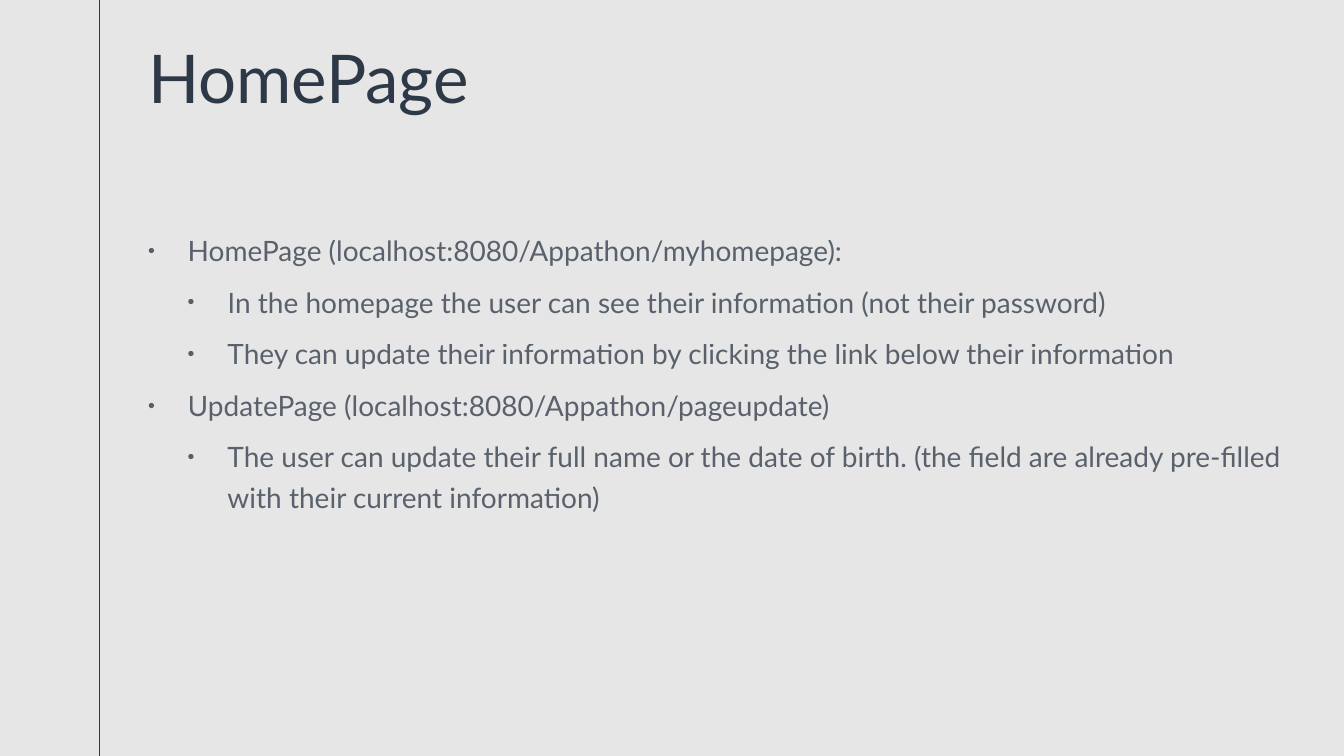
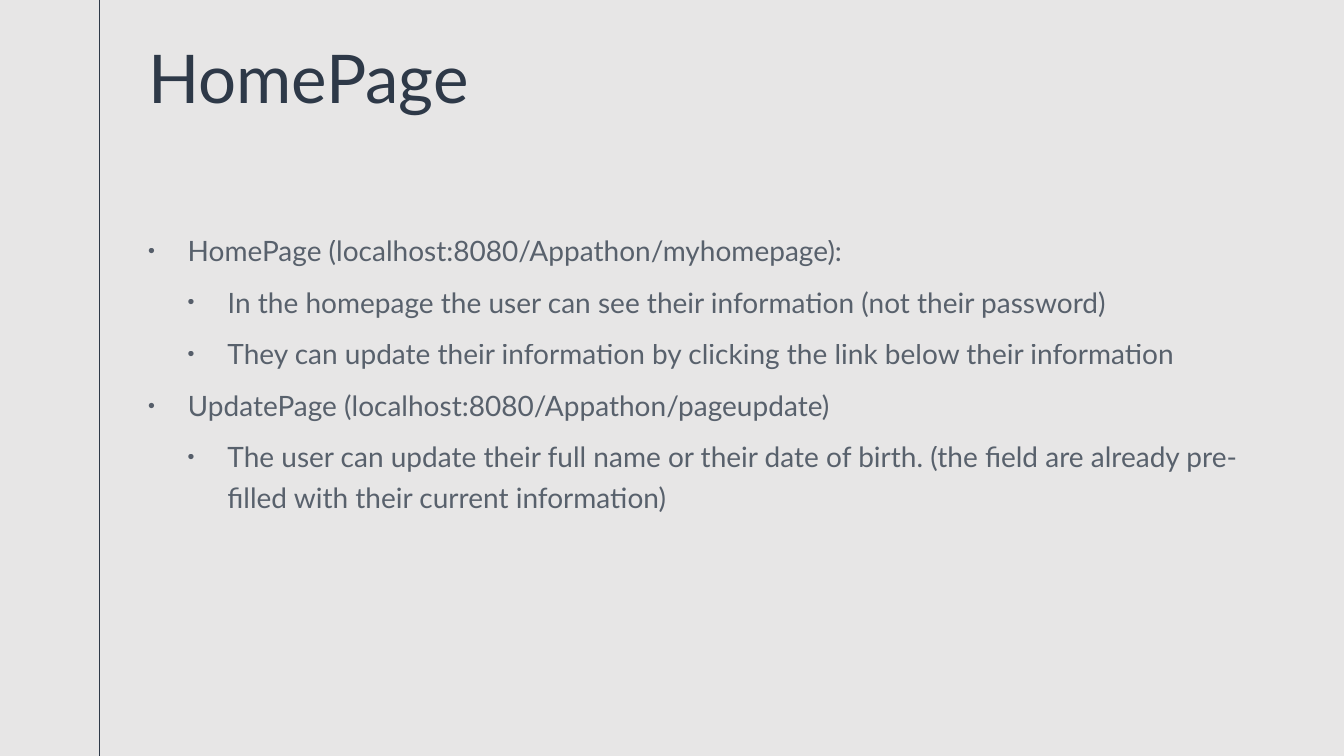
Before and after one commit to antoniosValmas/appathon, a slide deck: slide 8 of Appathon/092020 Appathon.pptx. Drawn at 1344x756 pixels with LibreOffice and Linux fonts; fonts in the diff are those of the drawing. Boxes give left, top, right and bottom in pixels: in the first picture for what was removed or moved away, otherwise in the second. Text is boxed around its words. In the diff, an @@ line names an element or a change of style, - is before the commit and + after.

Commit message:
Fix typos in presentation

```diff
--- a/Appathon/092020 Appathon.pptx
+++ b/Appathon/092020 Appathon.pptx
@@ text at [227,446,1237,512]: text changed @@
-  • The user can update their full name or the date of birth. (the field are already pre-filled with their current information)
+  • The user can update their full name or their date of birth. (the field are already pre-filled with their current information)
```
Also in this commit, not shown: 6 other slides changed.
